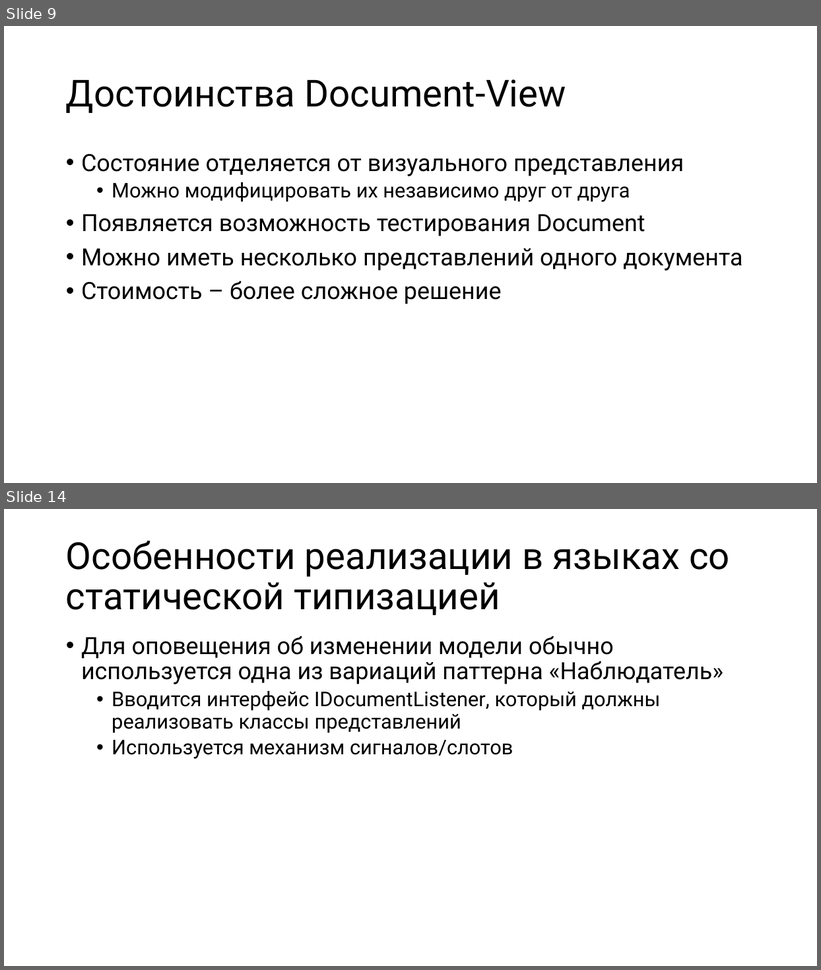
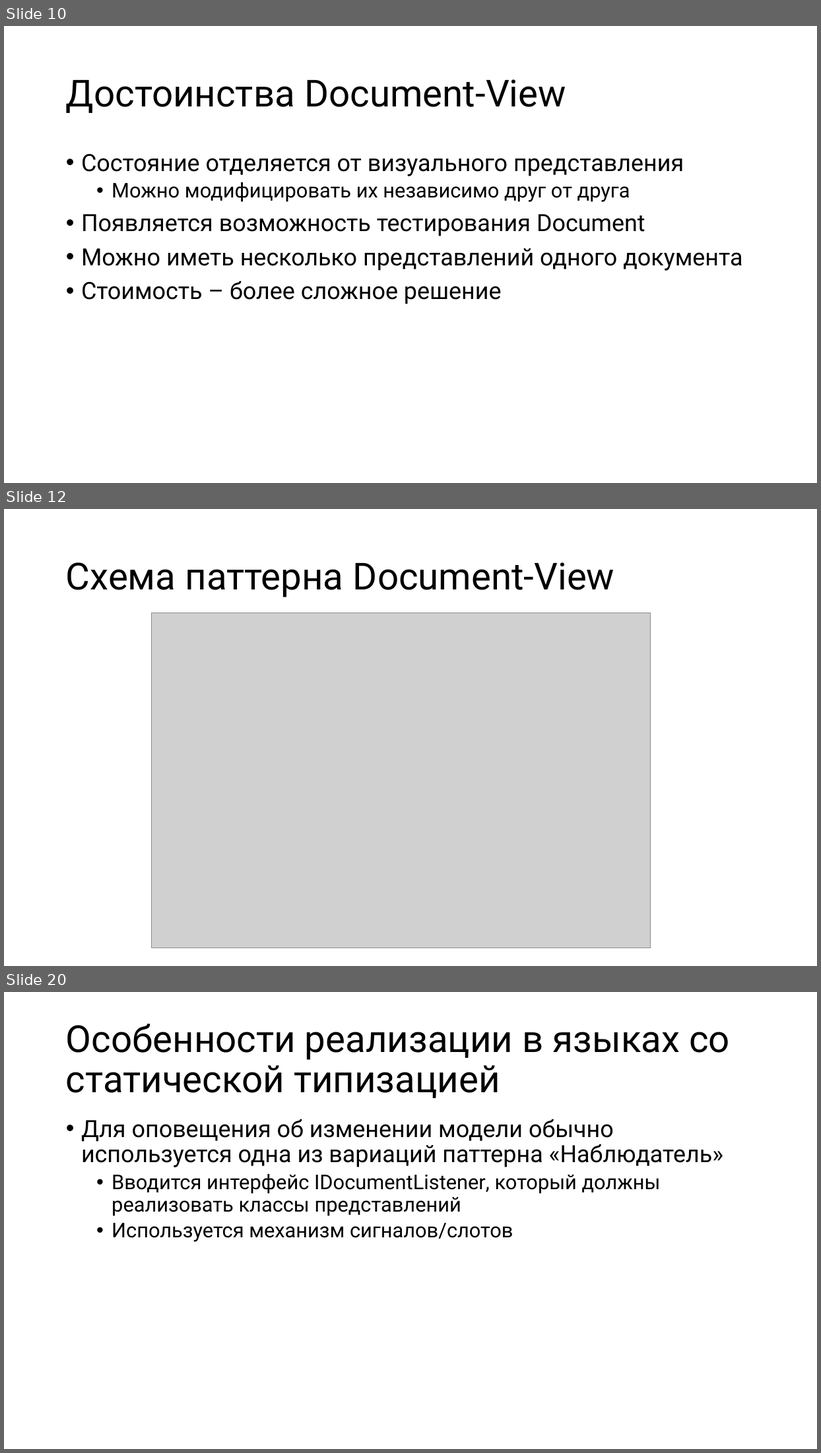
Before and after one commit to alexey-malov/ood, a slide deck: lectures/16.mvxx/mvxx.pptx. Shown one above the other, each under a label of ours: slides 9 and 14 before the commit, slides 10, 12 and 20 after it; the slides between them are not shown. The pictures are 821x970 and 821x1453 pixels, drawn with LibreOffice and Linux fonts; fonts in the diff are those of the drawing; grey boxes stand for pictures. Boxes give left, top, right and bottom in pixels: in the first picture for what was removed or moved away, otherwise in the second. Text is boxed around its words. In the diff, an @@ line names an element or a change of style, - is before the commit and + after.

```diff
--- a/lectures/16.mvxx/mvxx.pptx
+++ b/lectures/16.mvxx/mvxx.pptx
@@ slide 12 added at (4,509,817,966), background #FFFFFF @@
@@ title added at (66,562,614,597), 44 pt, text #000000 @@
+Схема паттерна Document-View
@@ picture added at (151,613,651,948) @@
@@ what was slide 9 is now slide 10 @@
@@ what was slide 14 is now slide 20 @@
```
Also in this commit, not shown: 7 slides changed, 5 other slides added, 9 other files.
